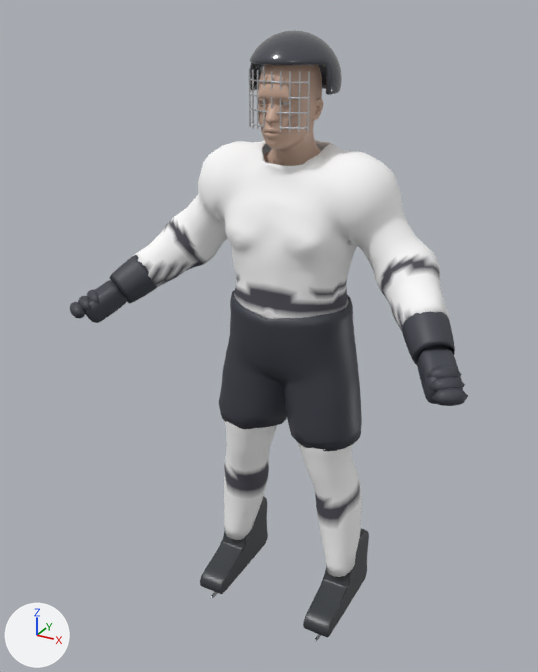
One commit to the glTF model assets/skater.glb: the scene before it, then after it.
Rendered twice from a 50 mm camera at (0.905, -1.808, 1.769) aimed at (-0.037, -0.096, 0.913). The axes (+X, +Y, +Z) are drawn at lower left. The lights are the same throughout. The first picture is the older version. Vertices at exactly the same position are counted once.

The first picture shows 'Human', 'boot', 'cage', 'glove', 'helmet', 'jersey', 'pants', 'socks' and 1 more.
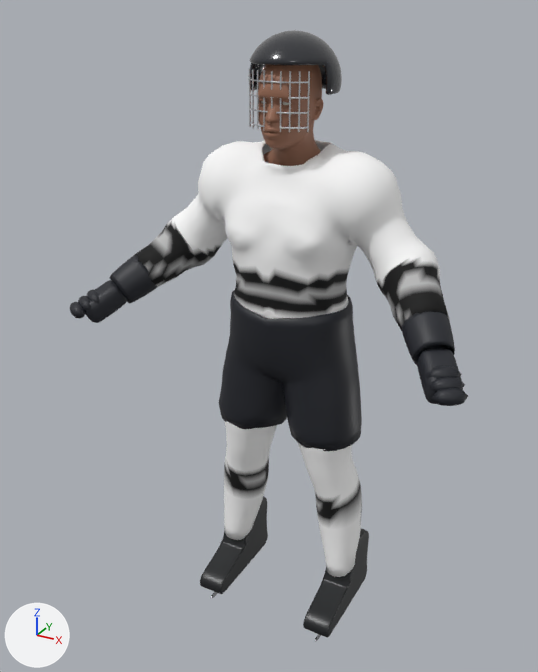
Pixel boxes (x1, y1, x2, y2) of what changed, in the pictures (538 x 672 px):
'pants', recoloured (dark grey to black)
    both: (219, 290, 355, 451)
'glove', recoloured
    both: (70, 255, 468, 406)
'Human', recoloured (beige to brown)
    both: (258, 65, 324, 166)
'helmet', recoloured
    both: (250, 32, 335, 95)
part 1 of me_base_001, recoloured (white to grey)
    both: (133, 216, 450, 331)
part 2 of me_base_003, recoloured
    both: (224, 461, 359, 529)
part 3 of me_base_003, recoloured
    both: (224, 456, 362, 528)
part 4 of me_base_003, recoloured
    both: (226, 459, 362, 515)

Patch to the scene script:
```diff
--- a/assets/skater.glb.py
+++ b/assets/skater.glb.py
@@ mat_skin @@
 mat_skin = principled_material('skin')
-mat_skin.base_color = (0.62, 0.42, 0.32)  # beige #cead99
+mat_skin.base_color = (0.319, 0.147, 0.089)  # brown #996b54
 mat_skin.roughness = 0.55
@@ mat_pants @@
 mat_pants = principled_material('pants')
-mat_pants.base_color = (0.045, 0.05, 0.065)  # dark grey #3c3f48
+mat_pants.base_color = (0.0134, 0.0153, 0.022)  # black #1f2129
@@ mat_glove @@
 mat_glove = principled_material('glove')
-mat_glove.base_color = (0.05, 0.055, 0.07)  # dark grey #3f424b
+mat_glove.base_color = (0.0153, 0.0174, 0.0245)  # black #21242b
 mat_glove.roughness = 0.55
@@ mat_helmet @@
 mat_helmet = principled_material('helmet')
-mat_helmet.base_color = (0.045, 0.05, 0.065)  # dark grey #3c3f48
+mat_helmet.base_color = (0.0134, 0.0153, 0.022)  # black #1f2129
 mat_helmet.roughness = 0.22
@@ mat_boot @@
 mat_boot = principled_material('boot')
-mat_boot.base_color = (0.035, 0.04, 0.045)  # dark grey #35383c
+mat_boot.base_color = (0.01, 0.0116, 0.0134)  # black #191c1f
 mat_boot.roughness = 0.38
@@ me_base_001 @@
 me_base_001.from_pydata(...)  # 4398 vertices, 8804 faces; spans x -0.478..0.481, y -0.188..0.113, z 0.979..1.449
 # used by ob_jersey; location = (0.0, 0.0, 0.0)
+# me_base_001 part 1: 2568 faces centred in x -0.476..0.479, y -0.187..0.101, z 1.011..1.207 are repainted in the vertex colours, in many colours
 me_base_001.materials.append(mat_team)
@@ me_base_003 @@
 me_base_003.from_pydata(...)  # 1356 vertices, 2712 faces; spans x -0.239..0.238, y -0.144..0.068, z 0.126..0.667
 # used by ob_socks; location = (0.0, 0.0, 0.0)
+# me_base_003 part 2: 417 faces centred in x -0.229..0.23, y -0.101..0.066, z 0.311..0.438 are repainted in the vertex colours; the middle colour goes from dark grey #505059 to black #000000
+# me_base_003 part 3: 83 faces centred in x -0.236..0.235, y -0.097..0.065, z 0.292..0.438 are repainted in the vertex colours; the middle colour goes from white #ffffff to grey #bcbcbc
+# me_base_003 part 4: 61 faces centred in x -0.232..0.232, y -0.099..0.065, z 0.311..0.428 are repainted in the vertex colours; the middle colour goes from white #ffffff to black #000000
 me_base_003.materials.append(mat_team)
```
